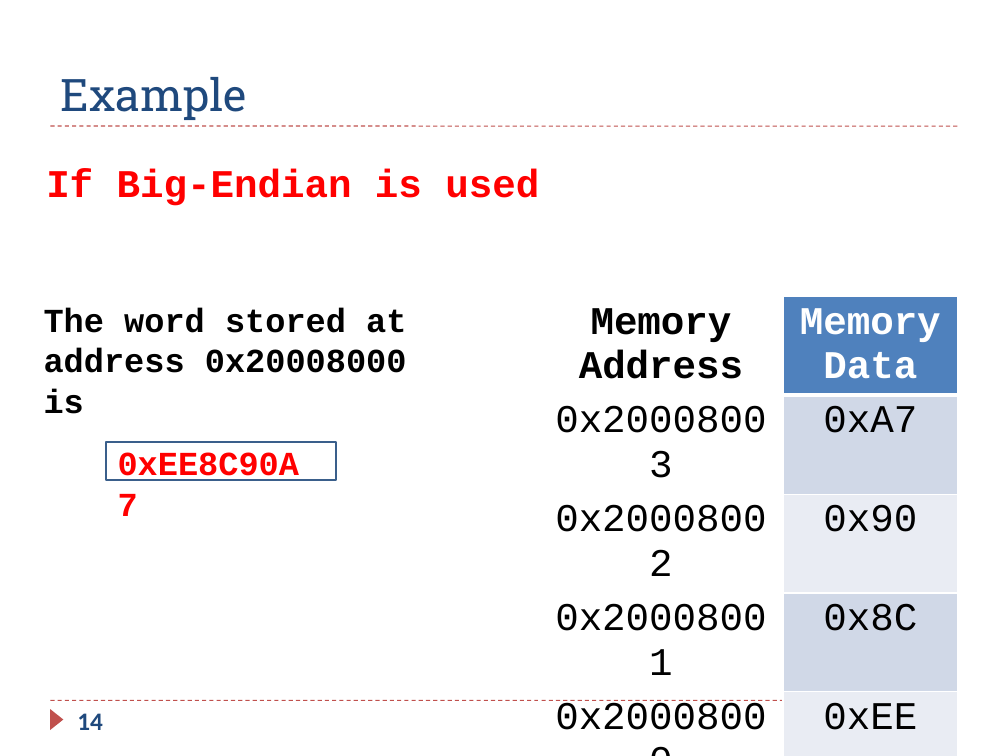
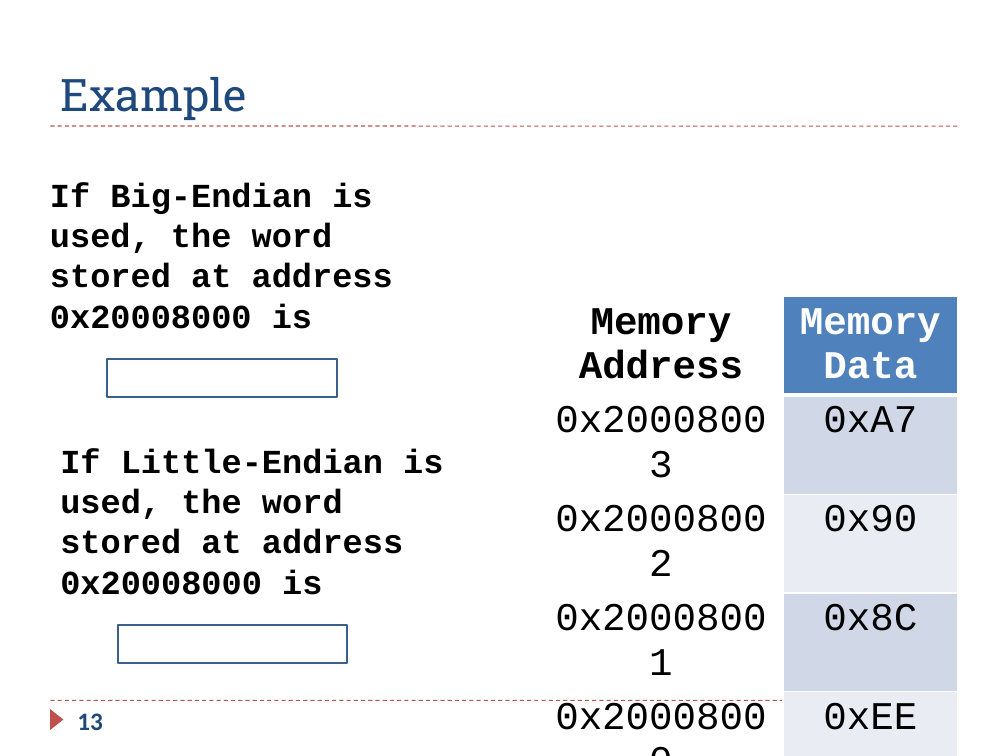
Before and after one commit to guhofstra/CSC111Fa25, a slide deck: slide 13 of PPTs/Ch5 ARM Load Store.pptx (slide 14 before the commit). Drawn at 1008x756 pixels with LibreOffice and Linux fonts; fonts in the diff are those of the drawing. Boxes give left, top, right and bottom in pixels: in the first picture for what was removed or moved away, otherwise in the second. Text is boxed around its words. In the diff, an @@ line names an element or a change of style, - is before the commit and + after.

```diff
--- a/PPTs/Ch5 ARM Load Store.pptx
+++ b/PPTs/Ch5 ARM Load Store.pptx
@@ text removed at [46, 169, 539, 206] @@
-If Big-Endian is used
@@ text at [50, 182, 393, 329]: text changed @@
-The word stored at address 0x20008000 is
+If Big-Endian is used, the word stored at address 0x20008000 is
@@ rectangle: place and size @@
-rectangle at [106, 442, 336, 480]
+rectangle at [108, 360, 338, 398]
@@ text added at [60, 448, 443, 595], 24 pt, text #000000, bold @@
+If Little-Endian is used, the word stored at address 0x20008000 is
@@ text removed at [108, 437, 316, 488] @@
-0xEE8C90A7
@@ rectangle added at [118, 625, 348, 663], fill #FFFFFF, outline #3A5F8C 1.5 pt @@
@@ page number at [77, 713, 103, 730]: text changed @@
-14
+13
```
Also in this commit, not shown: 17 other slides changed, 5 slides removed, 12 other files.
